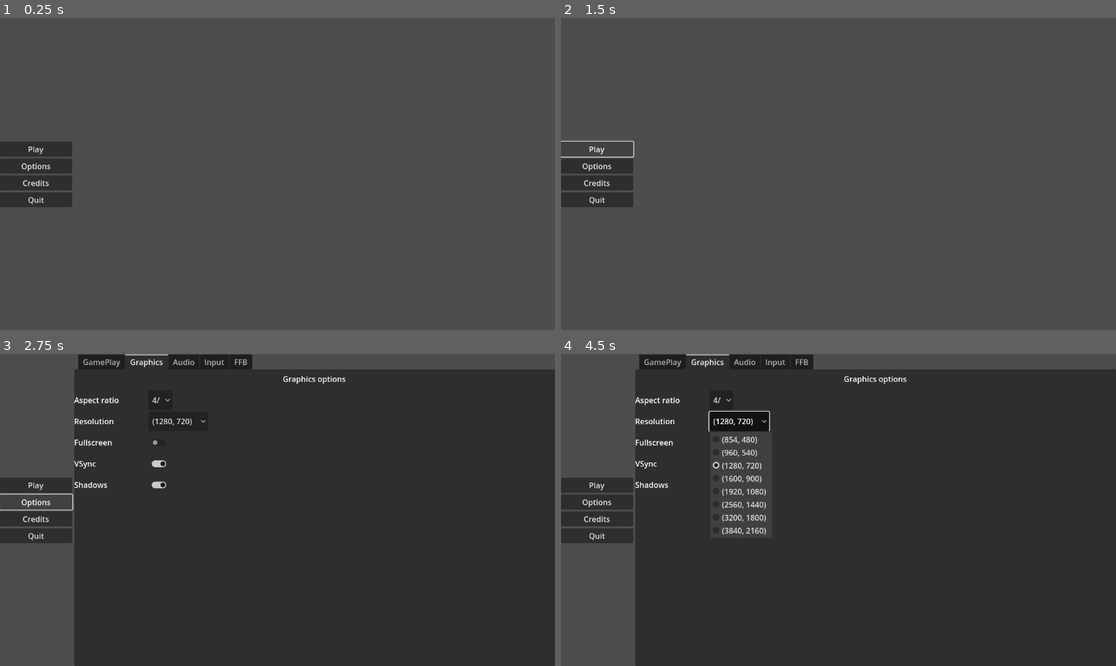
Above: before the commit, frames 1-4 (two rows, left to right).
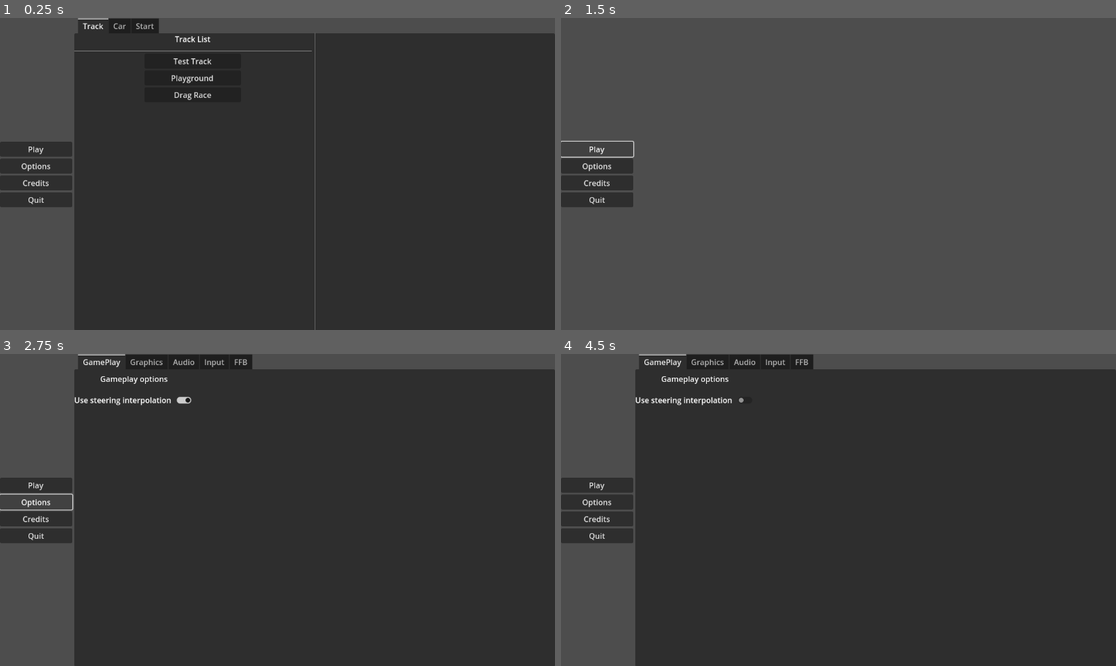
Above: after the commit, the same moments.

Repository: Dechode/Open-Throttle
Game: Godot game, scene res://scenes/gui/menus/main_menu.tscn
Same seed, same stepped clock (60 frames per second), same inputs: the game is played once before the commit and once after it.
Inputs (mouse positions are in pixels of both pictures, inside the frame that each line leads up to):
- Up to frame 1 (0.25 s): no input
- Up to frame 2 (1.5 s): click "Play" at 0.5 s; click "Play" at 1.25 s
- Up to frame 3 (2.75 s): click "Options" at 2 s
- Up to frame 4 (4.5 s): click (721, 400) at 2.75 s, where only the run before the commit has a clickable "4/3"; click (744, 400) at 3.52 s; click (738, 422) at 4.25 s, where only the run before the commit has a clickable "(1280, 720)"

The runs differ from the first frame. In frame 1, 83% of the frame differs, in the area x 13-100%, y 0-100%; in frame 2, nothing differs; in frame 3, 1.1%; in frame 4, 2.4%.

Commit message:
Suspension setup done

Diff:
--- a/scenes/gui/menus/car_setup_menu.gd
+++ b/scenes/gui/menus/car_setup_menu.gd
@@ -5,9 +5,20 @@
 
 
 # Called when the node enters the scene tree for the first time.
-#func _ready() -> void:
-#	car_setup = CarParameters.new()
+func _ready() -> void:
+	$Suspension/VBoxContainer/FrontSuspAntiRollRate/SpinBox.value = SessionManager.player_car_setup.wheel_params_fl.anti_roll
+	$Suspension/VBoxContainer/FrontSuspBumpRate/SpinBox.value = SessionManager.player_car_setup.wheel_params_fl.bump
+	$Suspension/VBoxContainer/FrontSuspReboundRate/SpinBox.value = SessionManager.player_car_setup.wheel_params_fl.rebound
+	$Suspension/VBoxContainer/FrontSuspLength/Slider.value = SessionManager.player_car_setup.wheel_params_fl.spring_length
+	$Suspension/VBoxContainer/FrontSuspLength/Label2.text = str(SessionManager.player_car_setup.wheel_params_fl.spring_length)
+	$Suspension/VBoxContainer/FrontSuspSpringRate/SpinBox.value = SessionManager.player_car_setup.wheel_params_fl.spring_stiffness
 
+	$Suspension/VBoxContainer/RearSuspAntiRollRate/SpinBox.value = SessionManager.player_car_setup.wheel_params_bl.anti_roll
+	$Suspension/VBoxContainer/RearSuspBumpRate/SpinBox.value = SessionManager.player_car_setup.wheel_params_bl.bump
+	$Suspension/VBoxContainer/RearSuspReboundRate/SpinBox.value = SessionManager.player_car_setup.wheel_params_bl.rebound
+	$Suspension/VBoxContainer/RearSuspLength/Slider.value = SessionManager.player_car_setup.wheel_params_bl.spring_length
+	$Suspension/VBoxContainer/RearSuspLength/Label2.text = str(SessionManager.player_car_setup.wheel_params_bl.spring_length)
+	$Suspension/VBoxContainer/RearSuspSpringRate/SpinBox.value = SessionManager.player_car_setup.wheel_params_bl.spring_stiffness
 
 # Called every frame. 'delta' is the elapsed time since the previous frame.
 #func _process(delta: float) -> void:
@@ -17,6 +28,7 @@
 func _on_front_spring_length_changed(value:float):
 	SessionManager.player_car_setup.wheel_params_fl.spring_length = value
 	SessionManager.player_car_setup.wheel_params_fr.spring_length = value
+	$Suspension/VBoxContainer/FrontSuspLength/Label2.text = str(value)
 
 
 func _on_front_spring_rate_changed(value:float):
@@ -42,6 +54,7 @@
 func _on_rear_spring_length_changed(value:float):
 	SessionManager.player_car_setup.wheel_params_bl.spring_length = value
 	SessionManager.player_car_setup.wheel_params_br.spring_length = value
+	$Suspension/VBoxContainer/RearSuspLength/Label2.text = str(value)
 
 
 func _on_rear_spring_rate_changed(value:float):
--- a/scenes/gui/menus/car_setup_menu.tscn
+++ b/scenes/gui/menus/car_setup_menu.tscn
@@ -13,13 +13,15 @@
 script = ExtResource("1_4tq7e")
 
 [node name="Suspension" type="TabBar" parent="."]
-visible = false
 layout_mode = 2
 
 [node name="VBoxContainer" type="VBoxContainer" parent="Suspension"]
-layout_mode = 0
-offset_right = 40.0
-offset_bottom = 40.0
+layout_mode = 1
+anchors_preset = 15
+anchor_right = 1.0
+anchor_bottom = 1.0
+grow_horizontal = 2
+grow_vertical = 2
 
 [node name="FrontSuspension" type="Label" parent="Suspension/VBoxContainer"]
 custom_minimum_size = Vector2(0, 40)
@@ -58,6 +60,8 @@
 
 [node name="SpinBox" type="SpinBox" parent="Suspension/VBoxContainer/FrontSuspSpringRate"]
 layout_mode = 2
+max_value = 200000.0
+step = 100.0
 
 [node name="FrontSuspBumpRate" type="HBoxContainer" parent="Suspension/VBoxContainer"]
 layout_mode = 2
@@ -69,6 +73,8 @@
 
 [node name="SpinBox" type="SpinBox" parent="Suspension/VBoxContainer/FrontSuspBumpRate"]
 layout_mode = 2
+max_value = 100000.0
+step = 100.0
 
 [node name="FrontSuspReboundRate" type="HBoxContainer" parent="Suspension/VBoxContainer"]
 layout_mode = 2
@@ -80,6 +86,8 @@
 
 [node name="SpinBox" type="SpinBox" parent="Suspension/VBoxContainer/FrontSuspReboundRate"]
 layout_mode = 2
+max_value = 100000.0
+step = 100.0
 
 [node name="FrontSuspAntiRollRate" type="HBoxContainer" parent="Suspension/VBoxContainer"]
 layout_mode = 2
@@ -91,6 +99,8 @@
 
 [node name="SpinBox" type="SpinBox" parent="Suspension/VBoxContainer/FrontSuspAntiRollRate"]
 layout_mode = 2
+max_value = 100000.0
+step = 10.0
 
 [node name="RearSuspension" type="Label" parent="Suspension/VBoxContainer"]
 custom_minimum_size = Vector2(0, 40)
@@ -129,6 +139,8 @@
 
 [node name="SpinBox" type="SpinBox" parent="Suspension/VBoxContainer/RearSuspSpringRate"]
 layout_mode = 2
+max_value = 200000.0
+step = 100.0
 
 [node name="RearSuspBumpRate" type="HBoxContainer" parent="Suspension/VBoxContainer"]
 layout_mode = 2
@@ -140,6 +152,8 @@
 
 [node name="SpinBox" type="SpinBox" parent="Suspension/VBoxContainer/RearSuspBumpRate"]
 layout_mode = 2
+max_value = 100000.0
+step = 100.0
 
 [node name="RearSuspReboundRate" type="HBoxContainer" parent="Suspension/VBoxContainer"]
 layout_mode = 2
@@ -151,6 +165,8 @@
 
 [node name="SpinBox" type="SpinBox" parent="Suspension/VBoxContainer/RearSuspReboundRate"]
 layout_mode = 2
+max_value = 100000.0
+step = 100.0
 
 [node name="RearSuspAntiRollRate" type="HBoxContainer" parent="Suspension/VBoxContainer"]
 layout_mode = 2
@@ -162,8 +178,18 @@
 
 [node name="SpinBox" type="SpinBox" parent="Suspension/VBoxContainer/RearSuspAntiRollRate"]
 layout_mode = 2
+max_value = 100000.0
+
+[node name="BackButton" type="Button" parent="Suspension/VBoxContainer"]
+custom_minimum_size = Vector2(100, 50)
+layout_mode = 2
+size_flags_horizontal = 0
+size_flags_vertical = 10
+auto_translate = false
+text = "Back"
 
 [node name="Wheels" type="TabBar" parent="."]
+visible = false
 layout_mode = 2
 
 [node name="VBoxContainer" type="VBoxContainer" parent="Wheels"]
@@ -307,6 +333,14 @@
 layout_mode = 2
 text = "7000"
 
+[node name="BackButton" type="Button" parent="Wheels/VBoxContainer"]
+custom_minimum_size = Vector2(100, 50)
+layout_mode = 2
+size_flags_horizontal = 0
+size_flags_vertical = 10
+auto_translate = false
+text = "Back"
+
 [node name="Drivetrain" type="TabBar" parent="."]
 visible = false
 layout_mode = 2
@@ -505,6 +539,14 @@
 custom_minimum_size = Vector2(30, 0)
 layout_mode = 2
 text = "3.7"
+
+[node name="BackButton" type="Button" parent="Drivetrain/VBoxContainer"]
+custom_minimum_size = Vector2(100, 50)
+layout_mode = 2
+size_flags_horizontal = 0
+size_flags_vertical = 10
+auto_translate = false
+text = "Back"
 
 [connection signal="value_changed" from="Suspension/VBoxContainer/FrontSuspLength/Slider" to="." method="_on_front_spring_length_changed"]
 [connection signal="value_changed" from="Suspension/VBoxContainer/FrontSuspSpringRate/SpinBox" to="." method="_on_front_spring_rate_changed"]
--- a/scenes/gui/menus/main_menu.gd
+++ b/scenes/gui/menus/main_menu.gd
@@ -1,4 +1,6 @@
 extends Control
+
+const car_setup_menu = preload("res://scenes/gui/menus/car_setup_menu.tscn")
 
 var current_menu = -1
 
@@ -50,3 +52,13 @@
 
 func _on_PlayButton_pressed() -> void:
 	toggle_current_menu(0)
+
+
+func _on_car_setup_button_pressed() -> void:
+	$CarSetupMenu.show()
+	$HBoxContainer.hide()
+
+
+func _on_car_setup_back_button_pressed() -> void:
+	$HBoxContainer.show()
+	$CarSetupMenu.hide()
--- a/scenes/gui/menus/main_menu.tscn
+++ b/scenes/gui/menus/main_menu.tscn
@@ -1,10 +1,11 @@
-[gd_scene load_steps=7 format=3 uid="uid://cloowpy63vyph"]
+[gd_scene load_steps=8 format=3 uid="uid://cloowpy63vyph"]
 
 [ext_resource type="Script" path="res://scenes/gui/menus/main_menu.gd" id="1"]
 [ext_resource type="PackedScene" path="res://scenes/gui/menus/options_tab.tscn" id="2"]
 [ext_resource type="Script" path="res://scenes/gui/menus/track_button.gd" id="4"]
 [ext_resource type="Script" path="res://scenes/gui/menus/play_button.gd" id="5"]
 [ext_resource type="Script" path="res://scenes/gui/menus/car_button.gd" id="6"]
+[ext_resource type="PackedScene" uid="uid://dlbk6a2lbq4e" path="res://scenes/gui/menus/car_setup_menu.tscn" id="7_ur4f2"]
 [ext_resource type="PackedScene" uid="uid://crbuaifd4dl6a" path="res://scenes/car_preview.tscn" id="8"]
 
 [node name="MainMenu" type="Control"]
@@ -84,7 +85,6 @@
 layout_mode = 2
 
 [node name="GamePlay" parent="HBoxContainer/Options" index="1"]
-visible = false
 layout_mode = 2
 
 [node name="VBoxContainer" parent="HBoxContainer/Options/GamePlay" index="0"]
@@ -105,7 +105,6 @@
 layout_mode = 2
 
 [node name="Graphics" parent="HBoxContainer/Options" index="2"]
-visible = true
 layout_mode = 2
 
 [node name="VBoxContainer" parent="HBoxContainer/Options/Graphics" index="0"]
@@ -471,7 +470,6 @@
 layout_mode = 2
 
 [node name="PlayMenu" type="TabContainer" parent="HBoxContainer"]
-visible = false
 layout_mode = 2
 size_flags_horizontal = 3
 
@@ -581,6 +579,20 @@
 render_target_update_mode = 0
 
 [node name="CarPreview" parent="HBoxContainer/PlayMenu/Car/Cars/CarPreview/ViewPortContainer/SubViewport" instance=ExtResource("8")]
+
+[node name="CarInfo" type="RichTextLabel" parent="HBoxContainer/PlayMenu/Car/Cars/CarPreview"]
+custom_minimum_size = Vector2(0, 200)
+layout_mode = 2
+text = "Model:
+Max Torque:
+Max Horsepower:
+Drive Type:
+N. Gears:
+Top Speed: "
+
+[node name="CarSetupButton" type="Button" parent="HBoxContainer/PlayMenu/Car/Cars/CarPreview"]
+layout_mode = 2
+text = "Car Setup"
 
 [node name="Start" type="TabBar" parent="HBoxContainer/PlayMenu"]
 visible = false
@@ -602,6 +614,10 @@
 [node name="QuitPopUp" type="ConfirmationDialog" parent="."]
 position = Vector2i(450, 245)
 dialog_text = "Quit?"
+
+[node name="CarSetupMenu" parent="." instance=ExtResource("7_ur4f2")]
+visible = false
+layout_mode = 1
 
 [connection signal="pressed" from="HBoxContainer/MainButtons/PlayButton" to="." method="_on_PlayButton_pressed"]
 [connection signal="pressed" from="HBoxContainer/MainButtons/OptionsButton" to="." method="_on_OptionsButton_pressed"]
@@ -613,7 +629,12 @@
 [connection signal="pressed" from="HBoxContainer/PlayMenu/Track/HBoxContainer/TrackList/VBoxContainer/TrackButton3" to="HBoxContainer/PlayMenu/Track/HBoxContainer/TrackList/VBoxContainer/TrackButton3" method="_on_TrackButton_pressed"]
 [connection signal="pressed" from="HBoxContainer/PlayMenu/Car/Cars/CarListScroll/CarListVbox/Button" to="HBoxContainer/PlayMenu/Car/Cars/CarListScroll/CarListVbox/Button" method="_on_car_button_pressed"]
 [connection signal="pressed" from="HBoxContainer/PlayMenu/Car/Cars/CarListScroll/CarListVbox/Button" to="HBoxContainer/PlayMenu/Car/Cars/CarPreview/ViewPortContainer/SubViewport/CarPreview" method="_on_car_button_pressed"]
+[connection signal="pressed" from="HBoxContainer/PlayMenu/Car/Cars/CarPreview/CarSetupButton" to="." method="_on_car_setup_button_pressed"]
 [connection signal="pressed" from="HBoxContainer/PlayMenu/Start/PlayButton" to="HBoxContainer/PlayMenu/Start/PlayButton" method="_on_PlayButton_pressed"]
 [connection signal="confirmed" from="QuitPopUp" to="." method="_on_QuitPopUp_confirmed"]
+[connection signal="pressed" from="CarSetupMenu/Suspension/VBoxContainer/BackButton" to="." method="_on_car_setup_back_button_pressed"]
+[connection signal="pressed" from="CarSetupMenu/Wheels/VBoxContainer/BackButton" to="." method="_on_car_setup_back_button_pressed"]
+[connection signal="pressed" from="CarSetupMenu/Drivetrain/VBoxContainer/BackButton" to="." method="_on_car_setup_back_button_pressed"]
 
 [editable path="HBoxContainer/Options"]
+[editable path="CarSetupMenu"]
--- a/scenes/vehicle/car_params.gd
+++ b/scenes/vehicle/car_params.gd
@@ -61,7 +61,7 @@
 @export var air_density = 1.225
 @export var frontal_area = 2.0
 
-@export var wheel_params_fl: WheelSuspensionParameters
-@export var wheel_params_fr: WheelSuspensionParameters
-@export var wheel_params_bl: WheelSuspensionParameters
-@export var wheel_params_br: WheelSuspensionParameters
+@export var wheel_params_fl := WheelSuspensionParameters.new()
+@export var wheel_params_fr := WheelSuspensionParameters.new()
+@export var wheel_params_bl := WheelSuspensionParameters.new()
+@export var wheel_params_br := WheelSuspensionParameters.new()
